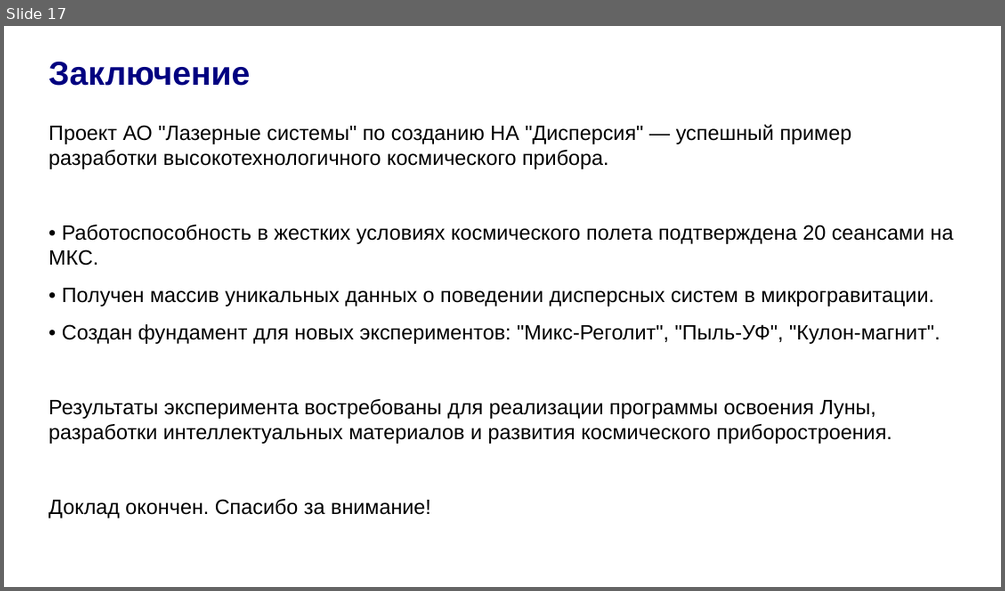
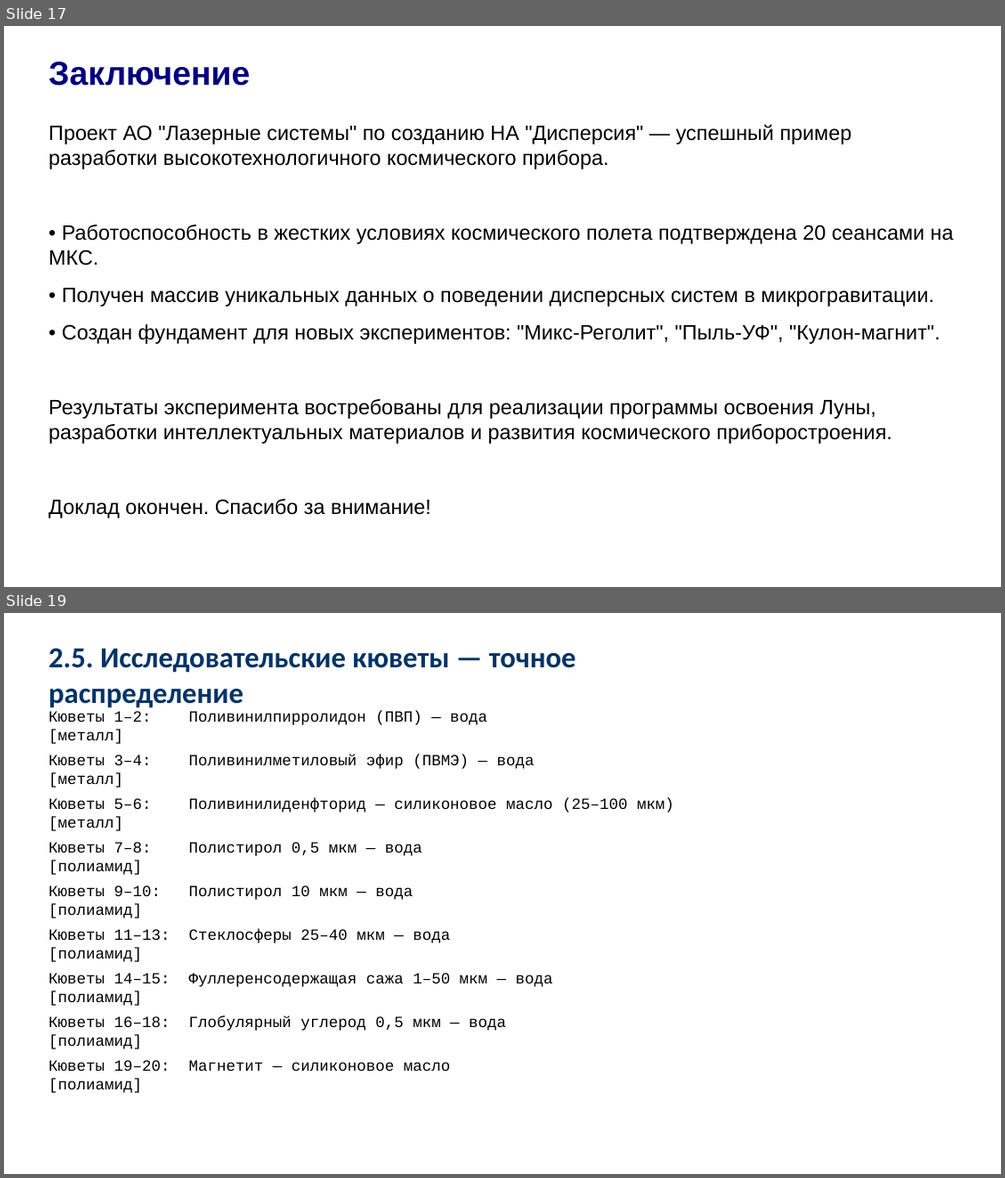
Before and after one commit to Evgeniy-makdak/Report_Project_Dispersion, a slide deck: Презентация_Дисперсия_Волков_Евгений.pptx. Shown one above the other, each under a label of ours: slide 17 before the commit, slides 17 and 19 after it; the slides between them are not shown. The pictures are 1005x591 and 1005x1178 pixels, drawn with LibreOffice and Linux fonts; fonts in the diff are those of the drawing. Boxes give left, top, right and bottom in pixels: in the first picture for what was removed or moved away, otherwise in the second. Text is boxed around its words. In the diff, an @@ line names an element or a change of style, - is before the commit and + after.

```diff
--- a/Презентация_Дисперсия_Волков_Евгений.pptx
+++ b/Презентация_Дисперсия_Волков_Евгений.pptx
@@ slide 19 added at bbox=[4, 613, 1001, 1174], background #FFFFFF @@
@@ text added at bbox=[48, 648, 576, 708], 28 pt, text #003366, bold @@
+2.5. Исследовательские кюветы — точное распределение
@@ text added at bbox=[48, 711, 674, 1070], 15 pt, text #000000 @@
+Кюветы 1–2: Поливинилпирролидон (ПВП) — вода [металл]
+Кюветы 3–4: Поливинилметиловый эфир (ПВМЭ) — вода [металл]
+Кюветы 5–6: Поливинилиденфторид — силиконовое масло (25–100 мкм) [металл]
+Кюветы 7–8: Полистирол 0,5 мкм — вода [полиамид]
+Кюветы 9–10: Полистирол 10 мкм — вода [полиамид]
+Кюветы 11–13: Стеклосферы 25–40 мкм — вода [полиамид]
+Кюветы 14–15: Фуллеренсодержащая сажа 1–50 мкм — вода [полиамид]
+Кюветы 16–18: Глобулярный углерод 0,5 мкм — вода [полиамид]
+Кюветы 19–20: Магнетит — силиконовое масло [полиамид]
```
Also in this commit, not shown: 11 other slides added, 1 other file.
